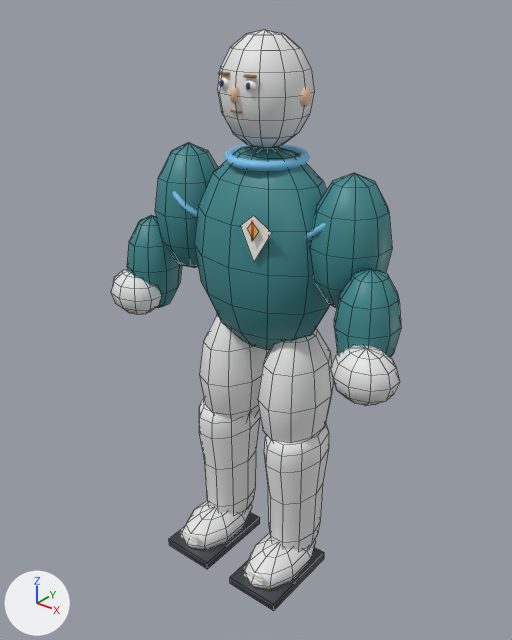
The Blender file assets/characters/practice-bowler-humanoid.blend, before and after one commit.
Rendered twice from a 50 mm camera at (1.195, -1.542, 1.802) aimed at (-0.009, -0.037, 0.868). The axes (+X, +Y, +Z) are drawn at lower left. The lights are the same throughout. The first picture is the older version. Mesh edges are drawn as thin lines on the coarser meshes.

In view in the first picture: 'Forearm L', 'Forearm R', 'Hand L', 'Hand R', 'Head', 'Lower Leg L', 'Lower Leg R', 'Shirt', 'Shoe L', 'Shoe R', 'Trouser L', 'Trouser R', 'Upper Arm L', 'Upper Arm R' and 20 more.
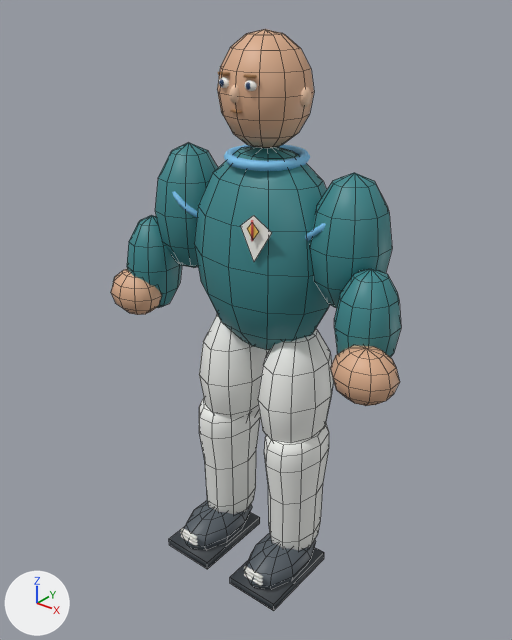
Location of each change, (x1, y1, x2, y2) in pixels of the pictures (512 x 640 px):
'Head', recoloured (white to beige)
    both: (217, 29, 314, 148)
'Hand R', recoloured (white to beige)
    both: (330, 345, 400, 406)
'Shoe R', recoloured (white to dark grey)
    both: (246, 533, 316, 589)
'Shoe L', recoloured (white to dark grey)
    both: (184, 500, 252, 550)
'Hand L', recoloured (white to beige)
    both: (111, 269, 162, 315)

Edits to the bpy script that builds the scene:
```text
Change mat_skin:
    mat_skin.base_color: (0.8, 0.8, 0.8) -> (0.72, 0.42, 0.26)  # white #e7e7e7 -> beige #ddad8b
Change mat_shoe:
    mat_shoe.base_color: (0.8, 0.8, 0.8) -> (0.09, 0.11, 0.13)  # white #e7e7e7 -> dark grey #555d65
```
